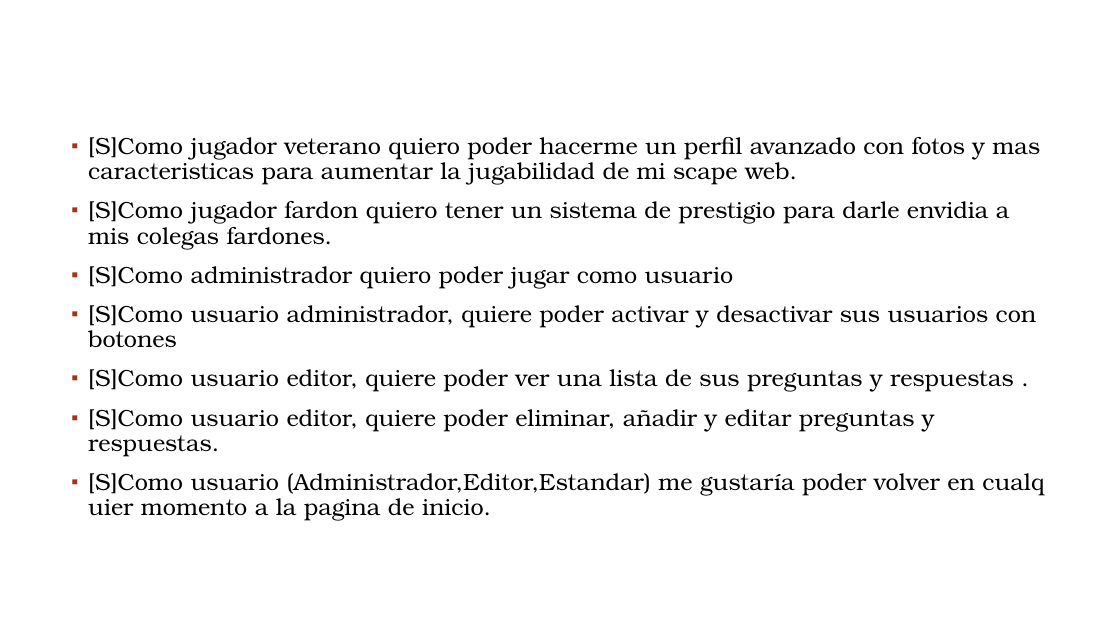
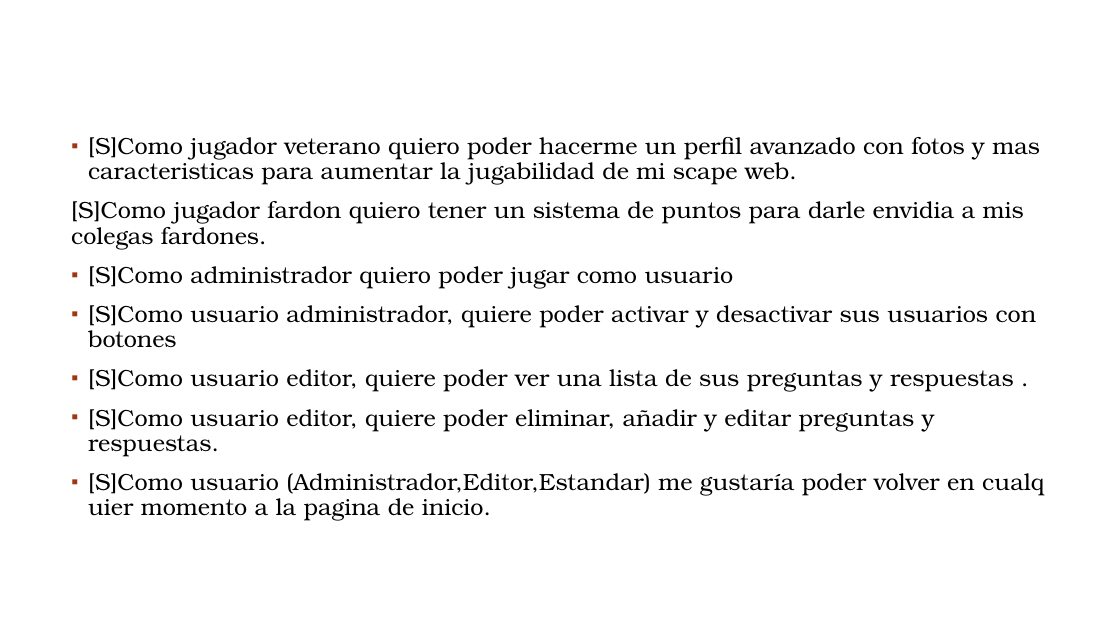
Before and after one commit to LauraMR97/Desafio1, a slide deck: slide 4 of Documentacion/Historias de Usuario.pptx. Drawn at 1120x630 pixels with LibreOffice and Linux fonts; fonts in the diff are those of the drawing; background and template pictures are left out. Boxes give left, top, right and bottom in pixels: in the first picture for what was removed or moved away, otherwise in the second. Text is boxed around its words. In the diff, an @@ line names an element or a change of style, - is before the commit and + after.

```diff
--- a/Documentacion/Historias de Usuario.pptx
+++ b/Documentacion/Historias de Usuario.pptx
@@ text at box(71, 201, 1024, 249): text changed @@
-▪ [S]Como jugador fardon quiero tener un sistema de prestigio para darle envidia a mis colegas fardones.
+[S]Como jugador fardon quiero tener un sistema de puntos para darle envidia a mis colegas fardones.
```
Also in this commit, not shown: 4 other slides changed.
